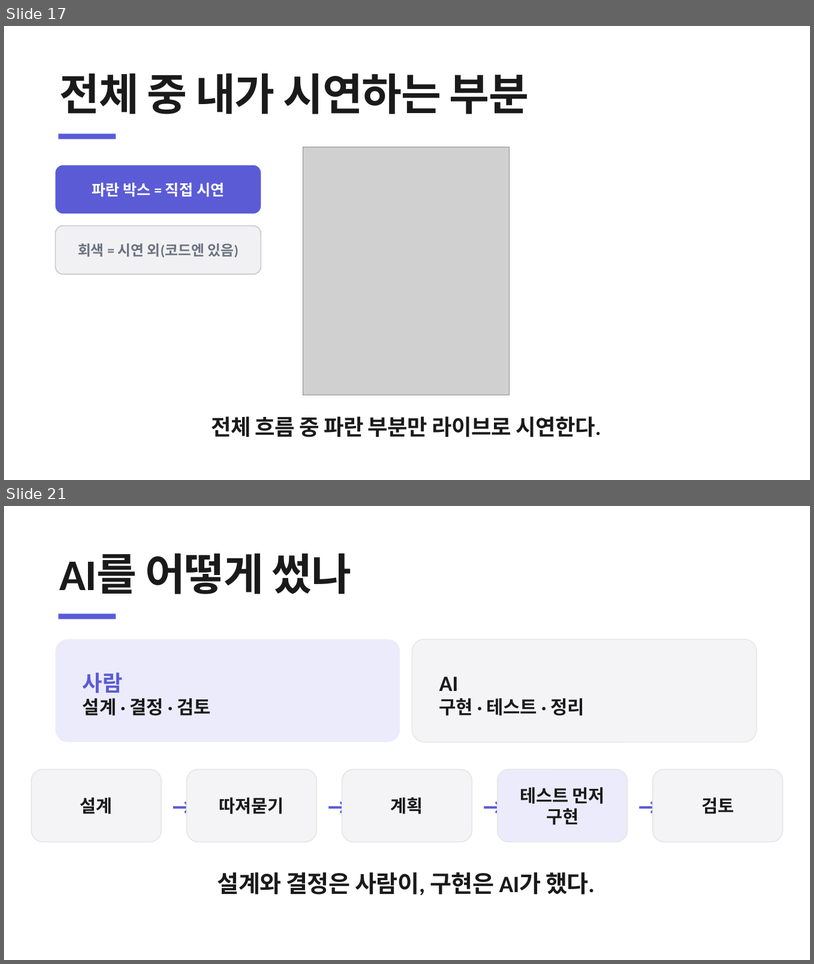
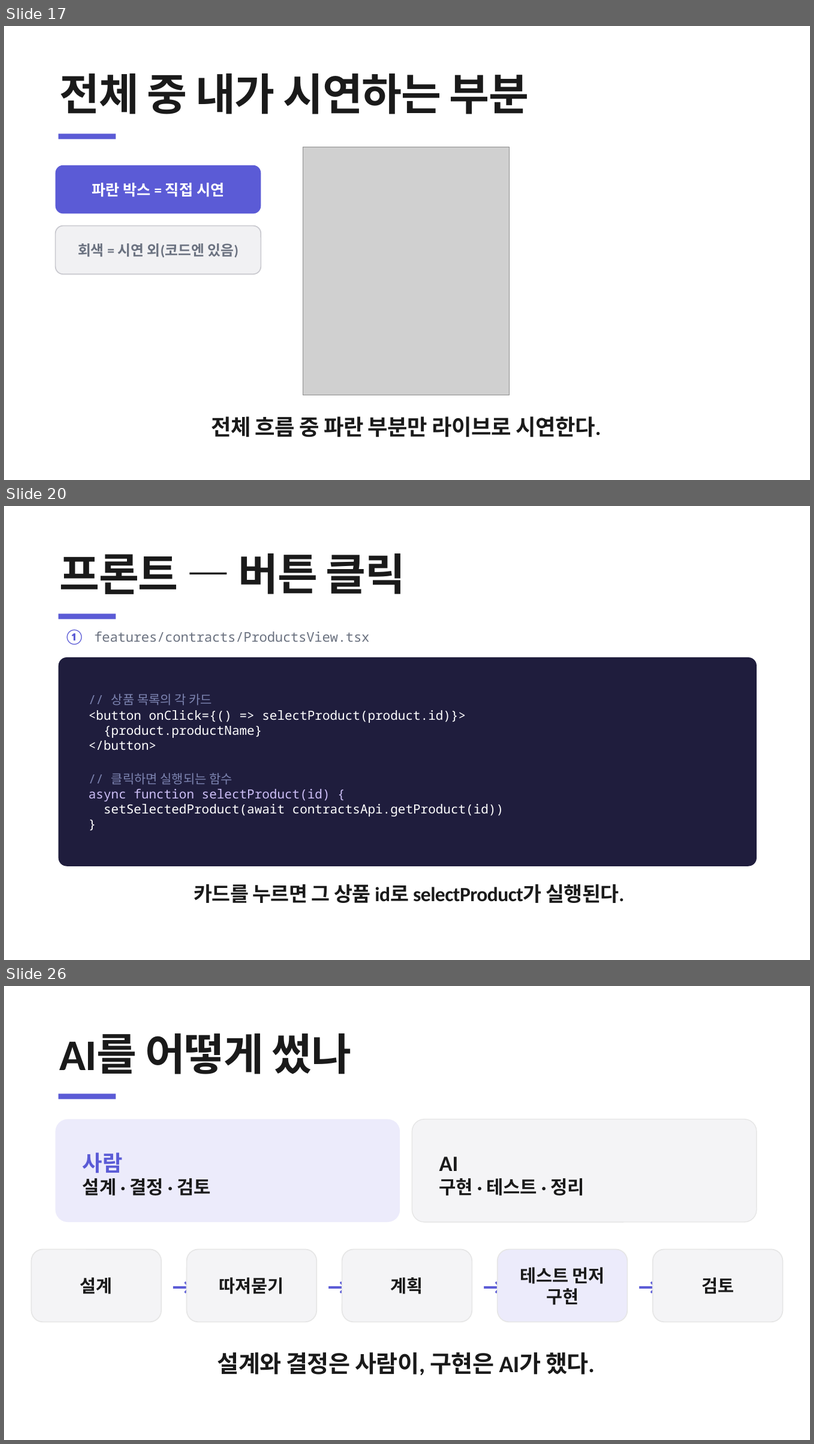
Before and after one commit to heyoonyoon/distributed-programming, a slide deck: docs/presentation/보험발표-figma.pptx. Shown one above the other, each under a label of ours: slides 17 and 21 before the commit, slides 17, 20 and 26 after it; the slides between them are not shown. The pictures are 814x964 and 814x1444 pixels, drawn with LibreOffice and Linux fonts; fonts in the diff are those of the drawing; grey boxes stand for pictures. Boxes give left, top, right and bottom in pixels: in the first picture for what was removed or moved away, otherwise in the second. Text is boxed around its words. In the diff, an @@ line names an element or a change of style, - is before the commit and + after.

```diff
--- a/docs/presentation/보험발표-figma.pptx
+++ b/docs/presentation/보험발표-figma.pptx
@@ slide 20 added at (4, 506, 810, 960), background #FFFFFF @@
@@ text added at (60, 553, 405, 594), 52 pt, text #1A1A1A, bold @@
+프론트 — 버튼 클릭
@@ rectangle added at (59, 613, 116, 619), fill #5B5BD6 @@
@@ text added at (65, 630, 369, 645), 16 pt, text #6B7280 @@
+① features/contracts/ProductsView.tsx
@@ rounded rectangle added at (59, 657, 757, 866), fill #1F1D3D @@
@@ text added at (89, 693, 504, 816), 15 pt, text #FFFFFF @@
+// 상품 목록의 각 카드
+<button onClick={() => selectProduct(product.id)}>
+{product.productName}
+</button>
+// 클릭하면 실행되는 함수
+async function selectProduct(id) {
+setSelectedProduct(await contractsApi.getProduct(id))
+}
@@ text added at (194, 883, 624, 903), 24 pt, text #1A1A1A, bold @@
+카드를 누르면 그 상품 id로 selectProduct가 실행된다.
@@ what was slide 21 is now slide 26 @@
```
Also in this commit, not shown: 1 slide changed, 6 other slides added, 2 slides removed, 3 other files.
